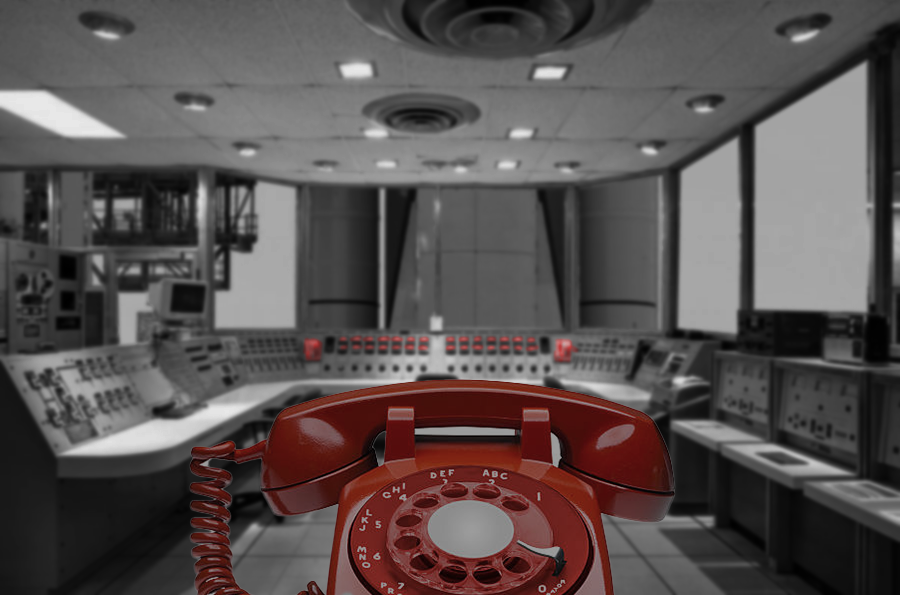
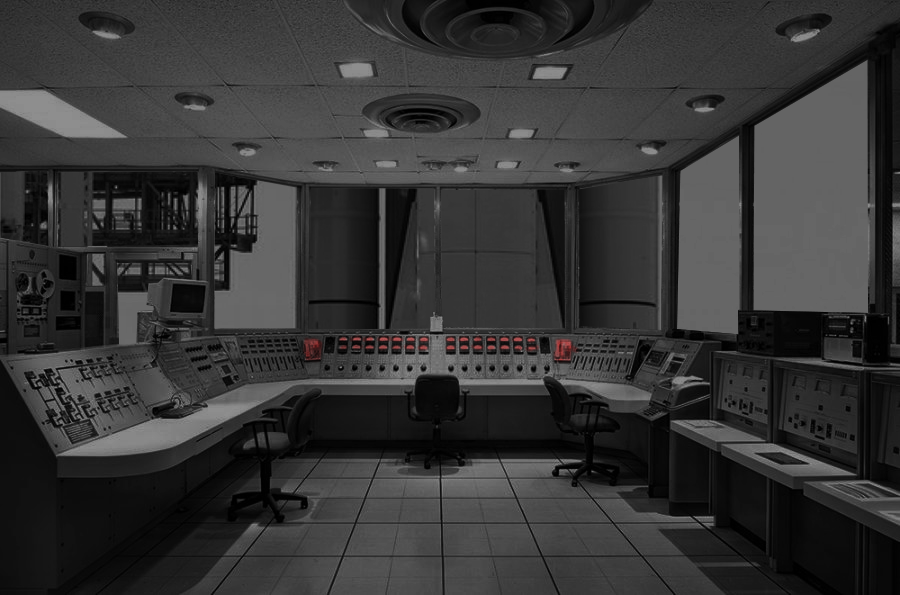
Before/after of a w=900, h=595 layered artwork. What changed in the layer stack:
removed layer "red_phone" over 189, 378, 676, 595
removed layer "Rockett copy" over 0, 0, 900, 595
moved "Layer 0" above "Rockett", painted on it, masked it over 0, 0, 900, 595
painted on "Rockett", unmasked it over 0, 0, 900, 595